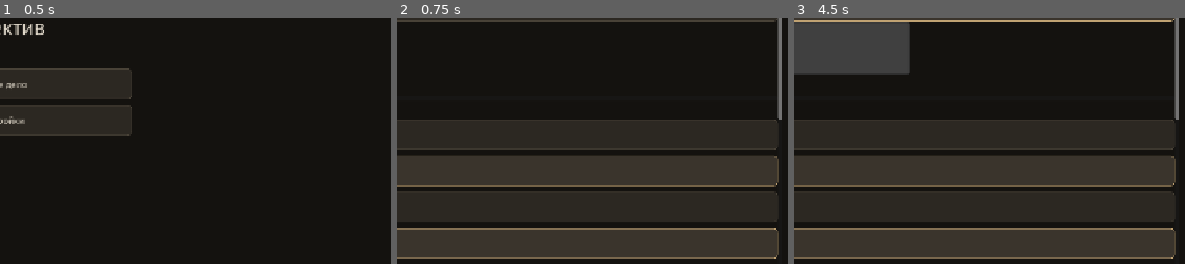
Above: before the commit, frames 1-3 (left to right).
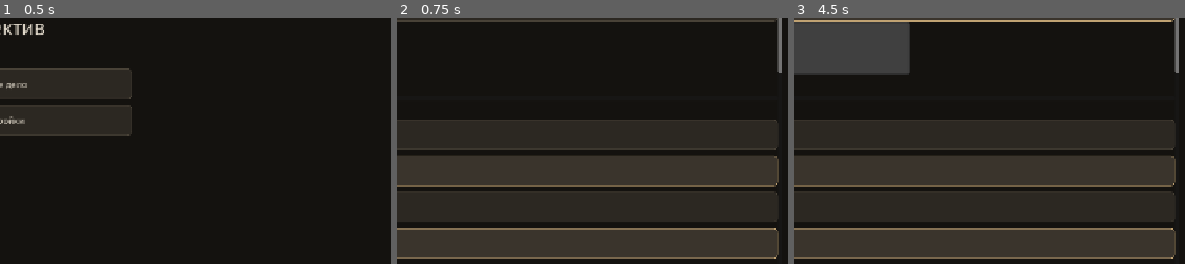
Above: after the commit, the same moments.

Repository: o5wtf/-
Game: Godot game, scene res://src/main.tscn
The game is run twice, just before and just after one commit, with the same random seed, the same clock (stepped at 60 frames per second) and the same inputs.
Inputs (mouse positions are % of the whole screen's width and height, from its top left):
- Up to frame 1 (0.5 s): no input
- Up to frame 2 (0.75 s): click "Новое дело" at 0.5 s
- Up to frame 3 (4.5 s): click (46, 17) at 1.27 s; type "12" at 1.35 s; click "Показать" at 2 s; click "Скрыть" at 2.75 s; click "Проверить связь" at 3.5 s; click "gemini-3.5-flash-lite" at 4.25 s
The pictures show only the part of the screen within x 50-100%, y 38-88%; the shares and areas given below are measured in that part.

Frame 1 is identical in both runs. In frame 2, 0.2% of the frame differs, in the area x 97-99%, y 21-42%; in frame 3, 0.2%.

Commit message:
Включить захват микрофона на Android и собирать только APK.
Без audio/driver/enable_input вход не стартует. Запись начинается после разрешения RECORD_AUDIO, а тихий или неоткрытый get_input_frames переходит на шину без приглушения плеера. CI оставляет пресет Windows, но экспортирует только Android.

Co-authored-by: o5wtf <o5wtf@users.noreply.github.com>

Diff:
--- a/project.godot
+++ b/project.godot
@@ -22,7 +22,7 @@
 
 [audio]
 
-; Системная озвучка. Ввод с микрофона не включается.
+driver/enable_input=true
 general/text_to_speech=true
 
 [display]
--- /dev/null
+++ b/src/voice/mic_access.gd
@@ -0,0 +1,74 @@
+class_name MicAccess
+extends Node
+## RECORD_AUDIO. Захват не стартует, пока разрешение не выдано.
+## На Android результат ждёт сигнал MainLoop.on_request_permissions_result.
+
+
+const RECORD := "android.permission.RECORD_AUDIO"
+
+signal grant_finished(ok: bool)
+
+var provider: Object = null
+var just_granted: bool = false
+
+
+func allowed() -> bool:
+	var ok := _is_granted()
+	MicInput.record_granted = ok
+	return ok
+
+
+func ensure() -> bool:
+	if allowed():
+		just_granted = false
+		return true
+	var ok: bool = await _request()
+	MicInput.record_granted = ok
+	just_granted = ok
+	return ok
+
+
+static func start_if_allowed(access: MicAccess, input: MicInput) -> bool:
+	if access == null or input == null or not access.allowed():
+		return false
+	if access.just_granted or input.needs_restart:
+		input.stop()
+		input.needs_restart = false
+		access.just_granted = false
+		input.api_name = ""
+	if input.api_name == "":
+		return input.warm()
+	return true
+
+
+func _is_granted() -> bool:
+	if provider != null:
+		return bool(provider.call("is_granted"))
+	if OS.get_name() != "Android":
+		return true
+	return OS.get_granted_permissions().has(RECORD)
+
+
+func _request() -> bool:
+	if provider != null:
+		provider.call("request", self)
+		var result: Variant = await grant_finished
+		if result is Array:
+			return bool((result as Array)[0]) if not (result as Array).is_empty() else false
+		return bool(result)
+	OS.request_permission(RECORD)
+	if OS.get_granted_permissions().has(RECORD):
+		return true
+	var tree := get_tree()
+	if tree == null or not tree.has_signal("on_request_permissions_result"):
+		return OS.get_granted_permissions().has(RECORD)
+	while is_inside_tree():
+		var args: Variant = await tree.on_request_permissions_result
+		var permission := ""
+		var granted := false
+		if args is Array and (args as Array).size() >= 2:
+			permission = str((args as Array)[0])
+			granted = bool((args as Array)[1])
+		if permission == RECORD or permission.ends_with("RECORD_AUDIO"):
+			return granted
+	return false
--- a/src/voice/mic_input.gd
+++ b/src/voice/mic_input.gd
@@ -1,77 +1,199 @@
 class_name MicInput
 extends Node
 ## Тёплый микрофон. В Godot 4.7 основной путь — AudioServer.get_input_frames.
-## Если устройство не открылось, остаётся AudioStreamMicrophone и AudioEffectCapture.
+## Если устройство не открылось или молчит ~400 мс удержания, остаётся шина микрофона.
 
 
 const API_INPUT_FRAMES := "AudioServer.get_input_frames"
 const API_BUS := "AudioStreamMicrophone+AudioEffectCapture"
 const BUS_NAME := "MicCapture"
+const ZERO_MS := 400.0
+
+static var last_activate: int = -1
+static var active_api: String = ""
+static var active_error: String = ""
+static var primary_error_text: String = ""
+static var record_granted: bool = false
+static var hold_frames_total: int = 0
+static var hold_peak_value: int = 0
+static var hold_ms_value: float = 0.0
 
 var api_name: String = ""
 var last_error: String = ""
+var primary_error: String = ""
+var needs_restart: bool = false
+var fallback_enabled: bool = true
+var hold_frames: int = 0
+var hold_peak: int = 0
+var hold_ms: float = 0.0
+## Подмена AudioServer в тестах: activate() -> int, без живого устройства.
+var server: Object = null
 var _capture: AudioEffectCapture
 var _player: AudioStreamPlayer
 var _bus := -1
+var _silent_ms := 0.0
 
 
 static func preferred_api() -> String:
 	return API_INPUT_FRAMES
 
 
+static func hint_for(kind: String, frames: int = 0) -> String:
+	if kind == "denied":
+		return UiStrings.MIC_NO_PERMISSION
+	if kind == "quiet":
+		return UiStrings.MIC_TOO_QUIET if frames > 0 else UiStrings.MIC_NOT_STARTED
+	if kind == "input_inactive" or kind == "zero_frames" or kind == "no_device" or kind == "driver":
+		return UiStrings.MIC_NOT_STARTED
+	return ""
+
+
+static func status_lines() -> PackedStringArray:
+	var devices := AudioServer.get_input_device_list()
+	var listed := ",".join(devices)
+	return PackedStringArray([
+		"enable_input=%s" % str(ProjectSettings.get_setting("audio/driver/enable_input", false)),
+		"driver=%s" % AudioServer.get_driver_name(),
+		"devices=%s" % listed,
+		"device=%s" % AudioServer.get_input_device(),
+		"mix_rate=%s" % str(AudioServer.get_input_mix_rate()),
+		"activate=%s" % str(last_activate),
+		"api=%s" % active_api,
+		"error=%s" % active_error,
+		"record_audio=%s" % str(record_granted),
+		"hold_frames=%s peak=%s hold_ms=%s" % [str(hold_frames_total), str(hold_peak_value), str(int(hold_ms_value))],
+	])
+
+
 func warm() -> bool:
+	_silent_ms = 0.0
 	last_error = ""
 	if _server_input():
 		api_name = API_INPUT_FRAMES
+		_publish("warm")
 		return true
-	if _bus_input():
-		api_name = API_BUS
-		return true
-	api_name = ""
-	if last_error == "":
-		last_error = "no_device"
-	return false
+	return _use_fallback(primary_error if primary_error != "" else "input_inactive")
 
 
 func stop() -> void:
-	if api_name == API_INPUT_FRAMES:
+	if api_name == API_INPUT_FRAMES and server == null:
 		AudioServer.set_input_device_active(false)
 	if _player != null and is_instance_valid(_player):
 		_player.stop()
 	api_name = ""
+	_remember()
 
 
 func read_pcm() -> PackedByteArray:
 	if api_name == API_INPUT_FRAMES:
-		var available := AudioServer.get_input_frames_available()
+		var available := _available_frames()
 		if available <= 0:
 			return PackedByteArray()
-		var frames: PackedVector2Array = AudioServer.get_input_frames(available)
+		var frames := PackedVector2Array()
+		if server != null and server.has_method("pull_frames"):
+			var pulled: Variant = server.call("pull_frames", available)
+			if pulled is PackedVector2Array:
+				frames = pulled
+		else:
+			frames = AudioServer.get_input_frames(available)
 		var pcm := VoiceAudio.from_vectors(frames)
-		return VoiceAudio.to_pcm16k(pcm, AudioServer.get_input_mix_rate(), false)
+		return VoiceAudio.to_pcm16k(pcm, _mix_rate(), false)
 	if _capture == null:
 		return PackedByteArray()
 	var chunk := _capture.get_buffer(_capture.get_frames_available())
 	if chunk.is_empty():
 		return PackedByteArray()
-	var stereo := AudioServer.get_mix_rate()
 	var pcm := PackedByteArray()
 	pcm.resize(chunk.size() * 2)
 	for index in chunk.size():
 		VoiceAudio.put_sample(pcm, index, clampi(int(round(chunk[index].x * 32767.0)), -32768, 32767))
-	return VoiceAudio.to_pcm16k(pcm, int(stereo), false)
+	return VoiceAudio.to_pcm16k(pcm, int(AudioServer.get_mix_rate()), false)
+
+
+func begin_hold() -> void:
+	_silent_ms = 0.0
+	hold_frames = 0
+	hold_peak = 0
+	hold_ms = 0.0
+	_remember_hold()
+
+
+func observe_hold(pcm: PackedByteArray, dt_ms: float) -> void:
+	hold_ms += dt_ms
+	var frames := pcm.size() / 2
+	hold_frames += frames
+	if frames > 0:
+		hold_peak = maxi(hold_peak, VoiceAudio.peak(pcm))
+		_silent_ms = 0.0
+	elif api_name == API_INPUT_FRAMES:
+		_silent_ms += dt_ms
+		if _silent_ms >= ZERO_MS:
+			_use_fallback("zero_frames")
+	_remember_hold()
+
+
+func log_hold() -> void:
+	_remember_hold()
+	_publish("hold")
 
 
 func _server_input() -> bool:
-	var err := AudioServer.set_input_device_active(true)
+	var err := _activate()
+	last_activate = err
 	if err != OK:
 		last_error = "input_inactive"
+		primary_error = "input_inactive"
+		_remember()
 		return false
+	last_error = ""
+	_remember()
 	return true
 
 
+func _activate() -> int:
+	if server != null:
+		return int(server.call("activate"))
+	return AudioServer.set_input_device_active(true)
+
+
+func _available_frames() -> int:
+	if server != null and server.has_method("frames_available"):
+		return int(server.call("frames_available"))
+	return AudioServer.get_input_frames_available()
+
+
+func _mix_rate() -> int:
+	if server != null and server.has_method("mix_rate"):
+		return int(server.call("mix_rate"))
+	var rate := AudioServer.get_input_mix_rate()
+	return rate if rate > 0 else VoiceAudio.UPLOAD_RATE
+
+
+func _use_fallback(reason: String) -> bool:
+	primary_error = reason
+	if api_name == API_INPUT_FRAMES and server == null:
+		AudioServer.set_input_device_active(false)
+	if _player != null and is_instance_valid(_player):
+		_player.stop()
+	api_name = ""
+	if _bus_input():
+		api_name = API_BUS
+		last_error = ""
+		_silent_ms = 0.0
+		_publish("fallback")
+		return true
+	last_error = reason if reason != "" else "no_device"
+	_remember()
+	_publish("fallback-failed")
+	return false
+
+
 func _bus_input() -> bool:
+	if not fallback_enabled:
+		last_error = "no_device"
+		return false
 	if _player != null and is_instance_valid(_player) and _capture != null:
+		_player.volume_db = 0.0
 		if not _player.playing:
 			_player.play()
 		return true
@@ -81,12 +203,34 @@
 		_bus = AudioServer.bus_count - 1
 		AudioServer.set_bus_name(_bus, BUS_NAME)
 		AudioServer.set_bus_mute(_bus, true)
+	else:
+		AudioServer.set_bus_mute(_bus, true)
 	_capture = AudioEffectCapture.new()
 	AudioServer.add_bus_effect(_bus, _capture)
 	_player = AudioStreamPlayer.new()
 	_player.stream = AudioStreamMicrophone.new()
 	_player.bus = BUS_NAME
-	_player.volume_db = -80.0
+	_player.volume_db = 0.0
 	add_child(_player)
 	_player.play()
 	return true
+
+
+func _remember() -> void:
+	active_api = api_name
+	active_error = last_error
+	primary_error_text = primary_error
+
+
+func _remember_hold() -> void:
+	hold_frames_total = hold_frames
+	hold_peak_value = hold_peak
+	hold_ms_value = hold_ms
+	_remember()
+
+
+func _publish(kind: String) -> void:
+	_remember_hold()
+	var line := "mic %s %s" % [kind, " ".join(status_lines())]
+	if is_instance_valid(Speaker):
+		Speaker.note_line(line)
--- a/src/voice/speaker.gd
+++ b/src/voice/speaker.gd
@@ -269,6 +269,10 @@
 	retry_line = {"id": line_id, "text": text, "voice_hint": voice_hint, "style": style}
 
 
+func note_line(line: String) -> void:
+	_note(line)
+
+
 func _note(line: String) -> void:
 	voice_log.append(line)
 	while voice_log.size() > LOG_LIMIT:
--- /dev/null
+++ b/tests/test_mic_android.gd
@@ -0,0 +1,179 @@
+extends TestCase
+
+
+func test_project_enables_audio_input() -> void:
+	var text := FileAccess.get_file_as_string("res://project.godot")
+	assert_true(text.contains("driver/enable_input=true"))
+	assert_false(text.contains("Ввод с микрофона не включается"))
+
+
+func test_failed_primary_uses_fallback_without_attenuating() -> void:
+	var input := _input(_FailServer.new(), true)
+	assert_true(input.warm())
+	assert_eq(input.api_name, MicInput.API_BUS)
+	assert_eq(input.last_error, "")
+	assert_eq(input.primary_error, "input_inactive")
+	assert_eq(input._player.volume_db, 0.0)
+	var bus := AudioServer.get_bus_index(MicInput.BUS_NAME)
+	assert_true(bus >= 0)
+	assert_true(AudioServer.is_bus_mute(bus))
+	assert_eq(MicInput.hint_for("input_inactive"), UiStrings.MIC_NOT_STARTED)
+	assert_false(MicInput.hint_for("input_inactive") == UiStrings.MIC_NO_PERMISSION)
+	assert_false(MicInput.hint_for("input_inactive") == UiStrings.MIC_FAILED)
+	input.free()
+
+
+func test_both_paths_down_keep_an_honest_error() -> void:
+	var input := _input(_FailServer.new(), false)
+	assert_false(input.warm())
+	assert_eq(input.api_name, "")
+	assert_eq(input.last_error, "input_inactive")
+	assert_eq(MicInput.hint_for(input.last_error), UiStrings.MIC_NOT_STARTED)
+	input.free()
+
+
+func test_zero_frames_while_holding_switch_to_fallback() -> void:
+	var input := _input(_OkServer.new(), true)
+	assert_true(input.warm())
+	assert_eq(input.api_name, MicInput.API_INPUT_FRAMES)
+	input.begin_hold()
+	input.observe_hold(PackedByteArray(), 250.0)
+	assert_eq(input.api_name, MicInput.API_INPUT_FRAMES)
+	input.observe_hold(PackedByteArray(), 200.0)
+	assert_eq(input.api_name, MicInput.API_BUS)
+	assert_eq(input.primary_error, "zero_frames")
+	assert_eq(input._player.volume_db, 0.0)
+	input.free()
+
+
+func test_hint_maps_permission_failure_and_quiet_frames() -> void:
+	assert_eq(MicInput.hint_for("denied"), UiStrings.MIC_NO_PERMISSION)
+	assert_eq(MicInput.hint_for("quiet", 3200), UiStrings.MIC_TOO_QUIET)
+	assert_eq(MicInput.hint_for("quiet", 0), UiStrings.MIC_NOT_STARTED)
+	assert_eq(MicInput.hint_for("driver"), UiStrings.MIC_NOT_STARTED)
+
+
+func test_permission_gates_start_and_restarts_after_grant() -> void:
+	var host := Node.new()
+	_attach(host)
+	var access := MicAccess.new()
+	var fake := _FakePermit.new()
+	access.provider = fake
+	host.add_child(access)
+	host.add_child(fake)
+	var input := _input(_FailServer.new(), false)
+	host.add_child(input)
+	assert_false(access.allowed())
+	assert_false(MicAccess.start_if_allowed(access, input))
+	assert_eq(input.api_name, "")
+	assert_false(input.warm())
+	assert_eq(input.primary_error, "input_inactive")
+	fake.grant_on_request = true
+	var ok: bool = await access.ensure()
+	assert_true(ok)
+	assert_eq(fake.requests, 1)
+	assert_true(access.just_granted)
+	input.server = _OkServer.new()
+	input.fallback_enabled = true
+	input.needs_restart = true
+	assert_true(MicAccess.start_if_allowed(access, input))
+	assert_eq(input.api_name, MicInput.API_INPUT_FRAMES)
+	assert_false(access.just_granted)
+	assert_false(input.needs_restart)
+	host.free()
+
+
+func test_permission_denial_does_not_start_capture() -> void:
+	var host := Node.new()
+	_attach(host)
+	var access := MicAccess.new()
+	var fake := _FakePermit.new()
+	fake.grant_on_request = false
+	access.provider = fake
+	host.add_child(access)
+	host.add_child(fake)
+	var input := _input(_OkServer.new(), true)
+	host.add_child(input)
+	var ok: bool = await access.ensure()
+	assert_false(ok)
+	assert_false(MicAccess.start_if_allowed(access, input))
+	assert_eq(input.api_name, "")
+	host.free()
+
+
+func test_status_lines_and_voice_log_cover_the_mic() -> void:
+	var input := _input(_OkServer.new(), true)
+	assert_true(input.warm())
+	input.begin_hold()
+	input.observe_hold(VoiceAudio.tone(160, 2000), 40.0)
+	input.log_hold()
+	var text := "\n".join(MicInput.status_lines())
+	for key in ["enable_input=", "driver=", "devices=", "device=", "mix_rate=", "activate=", "api=", "error=", "record_audio=", "hold_frames=", "peak=", "hold_ms="]:
+		assert_true(text.contains(key), key)
+	var log_text := "\n".join(Speaker.voice_log)
+	assert_true(log_text.contains("enable_input="))
+	assert_true(log_text.contains("hold_frames="))
+	assert_true(log_text.contains("record_audio="))
+	input.free()
+
+
+func test_settings_version_and_mic_defaults_stay() -> void:
+	assert_eq(LLMConfig.SETTINGS_VERSION, 6)
+	var store := SettingsStore.new()
+	assert_false(store.mic_enabled)
+	assert_eq(store.mic_mode, "push_to_talk")
+
+
+func test_ci_builds_android_only() -> void:
+	var yml := FileAccess.get_file_as_string("res://.github/workflows/build.yml")
+	assert_true(yml.contains("name: Сборка Android\n"))
+	assert_false(yml.contains("Windows Desktop"))
+	assert_false(yml.contains("Detective-windows.zip"))
+	assert_true(yml.contains("builds/Detective.apk"))
+	var preset := FileAccess.get_file_as_string("res://export_presets.cfg")
+	assert_true(preset.contains("Windows Desktop"))
+
+
+func _input(server: Object, fallback: bool) -> MicInput:
+	var input := MicInput.new()
+	input.server = server
+	input.fallback_enabled = fallback
+	_attach(input)
+	return input
+
+
+func _attach(node: Node) -> void:
+	(Engine.get_main_loop() as SceneTree).root.add_child(node)
+
+
+class _OkServer:
+	extends RefCounted
+
+	func activate() -> int:
+		return OK
+
+
+class _FailServer:
+	extends RefCounted
+
+	func activate() -> int:
+		return FAILED
+
+
+class _FakePermit:
+	extends Node
+
+	var granted: bool = false
+	var requests: int = 0
+	var grant_on_request: bool = true
+
+	func is_granted() -> bool:
+		return granted
+
+	func request(access: MicAccess) -> void:
+		requests += 1
+		call_deferred("_emit", access)
+
+	func _emit(access: MicAccess) -> void:
+		granted = grant_on_request
+		access.grant_finished.emit(granted)
--- a/tests/test_ui_smoke.gd
+++ b/tests/test_ui_smoke.gd
@@ -3,7 +3,7 @@
 const SCENES := {
 	"res://src/main.tscn": ["NewCaseButton", "ContinueButton", "RestartButton", "SettingsButton"],
 	"res://ui/screens/main_menu.tscn": ["NewCaseButton", "ContinueButton", "RestartButton", "SettingsButton"],
-	"res://ui/screens/settings.tscn": ["KeyField", "ShowKeyButt …(153 unchanged characters)… VoiceStatusLabel", "VoiceLogLabel", "MicEnabled", "MicMode", "PlayLastMicButton", "SaveButton", "BackButton"],
+	"res://ui/screens/settings.tscn": ["KeyField", "ShowKeyButt …(153 unchanged characters)… VoiceStatusLabel", "VoiceLogLabel", "MicDiagLabel", "MicEnabled", "MicMode", "PlayLastMicButton", "SaveButton", "BackButton"],
 	"res://ui/screens/briefing.tscn": ["TitleLabel", "BriefingLabel", "StartButton"],
 	"res://ui/screens/suspects.tscn": ["List"],
 	"res://ui/screens/interrogation.tscn": ["SendButton", "PromptField", "EvidenceButton", "NotebookButton", "Contradictio …(217 unchanged characters)…
--- a/ui/screens/interrogation.gd
+++ b/ui/screens/interrogation.gd
@@ -25,6 +25,7 @@
 var _mic_settings: Button
 var _talk: PushToTalk
 var _mic_input: MicInput
+var _access: MicAccess
 var _limit_busy: bool = false
 var _error: Label
 var _retry: Button
@@ -148,6 +149,8 @@
 	_talk.add_child(recognizer)
 	_mic_input = MicInput.new()
 	add_child(_mic_input)
+	_access = MicAccess.new()
+	add_child(_access)
 	_talk.submit = _send_text
 	_talk.state_changed.connect(_on_mic_state)
 	_talk.hint_changed.connect(_on_mic_hint)
@@ -191,13 +194,14 @@
 		if _mic_input.api_name != "":
 			_mic_input.stop()
 		return
-	if _talk.enabled and _mic_input.api_name == "":
-		_mic_input.warm()
-		if _mic_input.api_name == "" and OS.get_name() == "Windows":
-			_on_mic_hint(UiStrings.MIC_WINDOWS)
+	if _talk.enabled and _access != null and _access.allowed():
+		MicAccess.start_if_allowed(_access, _mic_input)
 	if _mic_input.api_name == "":
 		return
-	var kind := _talk.push_pcm(_mic_input.read_pcm())
+	var pcm := _mic_input.read_pcm()
+	if _talk._holding:
+		_mic_input.observe_hold(pcm, _delta * 1000.0)
+	var kind := _talk.push_pcm(pcm)
 	if kind == "limit" and not _limit_busy:
 		_limit_busy = true
 		await _talk.release(true)
@@ -293,23 +297,36 @@
 func _mic_down() -> void:
 	if _talk == null or _mic.disabled:
 		return
-	if OS.get_name() == "Android" and not _mic_permission():
-		_on_mic_hint(UiStrings.MIC_DENIED)
+	var allowed := true
+	if _access != null:
+		allowed = await _access.ensure()
+	if not allowed:
+		_on_mic_hint(UiStrings.MIC_NO_PERMISSION)
 		if _mic_settings != null:
 			_mic_settings.visible = true
 		return
+	if _access != null and _access.just_granted and _mic_input != null:
+		_mic_input.needs_restart = true
+	if _mic_input != null and _access != null:
+		MicAccess.start_if_allowed(_access, _mic_input)
+	elif _mic_input != null and _mic_input.api_name == "":
+		_mic_input.warm()
 	if _mic_input != null and _mic_input.api_name == "":
-		_mic_input.warm()
-	if _mic_input != null and _mic_input.api_name == "" and OS.get_name() == "Windows":
-		_on_mic_hint(UiStrings.MIC_WINDOWS)
-		return
-	_talk.press()
+		if OS.get_name() == "Windows":
+			_on_mic_hint(UiStrings.MIC_WINDOWS)
+		else:
+			_on_mic_hint(MicInput.hint_for("input_inactive"))
+		return
+	if _talk.press() and _mic_input != null:
+		_mic_input.begin_hold()
 
 
 func _mic_up() -> void:
 	if _talk == null or not _talk._holding:
 		return
 	await _talk.release(false)
+	if _mic_input != null:
+		_mic_input.log_hold()
 
 
 func _retry_stt() -> void:
@@ -323,14 +340,12 @@
 		OS.shell_open("intent:#Intent;action=android.settings.APPLICATION_DETAILS_SETTINGS;data=package:%s;end" % package_name)
 	elif OS.get_name() == "Windows":
 		OS.shell_open("ms-settings:privacy-microphone")
-	_mic_permission()
-
-
-func _mic_permission() -> bool:
-	var granted := OS.get_granted_permissions()
-	if granted.has("android.permission.RECORD_AUDIO"):
-		return true
-	return OS.request_permission("android.permission.RECORD_AUDIO")
+	if _access != null and await _access.ensure():
+		if _mic_settings != null:
+			_mic_settings.visible = false
+		if _mic_input != null:
+			_mic_input.needs_restart = true
+			MicAccess.start_if_allowed(_access, _mic_input)
 
 
 func _refresh_mic_button() -> void:
@@ -362,16 +377,16 @@
 	if _mic_hint == null:
 		return
 	var shown := text
-	if shown == "Тишина в записи." and _mic_failed():
-		shown = UiStrings.MIC_WINDOWS if OS.get_name() == "Windows" else UiStrings.MIC_FAILED
+	if shown == "Тишина в записи.":
+		if OS.get_name() == "Windows":
+			shown = UiStrings.MIC_WINDOWS
+		else:
+			var frames := 0 if _mic_input == null else _mic_input.hold_frames
+			shown = MicInput.hint_for("quiet", frames)
+	if shown == UiStrings.MIC_NO_PERMISSION and _mic_settings != null:
+		_mic_settings.visible = true
 	_mic_hint.text = shown
 	_mic_hint.visible = shown != ""
-
-
-func _mic_failed() -> bool:
-	if OS.get_name() == "Windows":
-		return true
-	return _mic_input != null and _mic_input.last_error != ""
 
 
 func _on_mic_level(unit: float) -> void:
--- a/ui/screens/settings.gd
+++ b/ui/screens/settings.gd
@@ -134,13 +134,18 @@
 	_voice_status.autowrap_mode = TextServer.AUTOWRAP_WORD_SMART
 	_voice_status.add_theme_color_override("font_color", NoirTheme.MUTED)
 	scroll_box.add_child(_voice_status)
+	var mic_diag := UiWidgets.label("", "MicDiagLabel")
+	mic_diag.autowrap_mode = TextServer.AUTOWRAP_WORD_SMART
+	mic_diag.add_theme_color_override("font_color", NoirTheme.MUTED)
+	mic_diag.text = "\n".join(MicInput.status_lines())
+	scroll_box.add_child(mic_diag)
 	var voice_log := UiWidgets.label("", "VoiceLogLabel")
 	voice_log.autowrap_mode = TextServer.AUTOWRAP_WORD_SMART
 	voice_log.add_theme_color_override("font_color", NoirTheme.MUTED)
 	scroll_box.add_child(voice_log)
 	voice_log.text = "\n".join(Speaker.voice_log)
 	if not Speaker.voice_log_changed.is_connected(_show_voice_log):
-		Speaker.voice_log_changed.connect(_show_voice_log.bind(voice_log))
+		Speaker.voice_log_changed.connect(_show_voice_log.bind(voice_log, mic_diag))
 	_status = UiWidgets.label("", "StatusLabel")
 	scroll_box.add_child(_status)
 	var save := UiWidgets.button(UiStrings.SAVE, "SaveButton")
@@ -245,9 +250,11 @@
 	}
 
 
-func _show_voice_log(label: Label) -> void:
+func _show_voice_log(label: Label, mic_diag: Label) -> void:
 	if label != null and is_instance_valid(label):
 		label.text = "\n".join(Speaker.voice_log)
+	if mic_diag != null and is_instance_valid(mic_diag):
+		mic_diag.text = "\n".join(MicInput.status_lines())
 
 
 func _check_voice() -> void:
--- a/ui/strings.gd
+++ b/ui/strings.gd
@@ -45,6 +45,9 @@
 const MIC_MISSED := "Не расслышал, повторите"
 const MIC_RETRY := "Повторить распознавание"
 const MIC_DENIED := "Нет доступа к микрофону. Разрешите запись и нажмите снова."
+const MIC_NO_PERMISSION := "Нет разрешения на микрофон"
+const MIC_NOT_STARTED := "Микрофон не запустился"
+const MIC_TOO_QUIET := "Слишком тихо, говорите ближе"
 const MIC_SETTINGS := "Открыть настройки"
 const MIC_WINDOWS := "Windows: Параметры → Конфиденциальность → Микрофон. Разрешите доступ для этого приложения."
 const MIC_FAILED := "Микрофон не записал звук. Проверьте разрешение на запись."
Not shown, added: src/voice/mic_access.gd.uid
Not shown, added: tests/test_mic_android.gd.uid
Not shown, changed: docs/ARCHITECTURE.md
Not shown, changed: docs/BUILD.md
